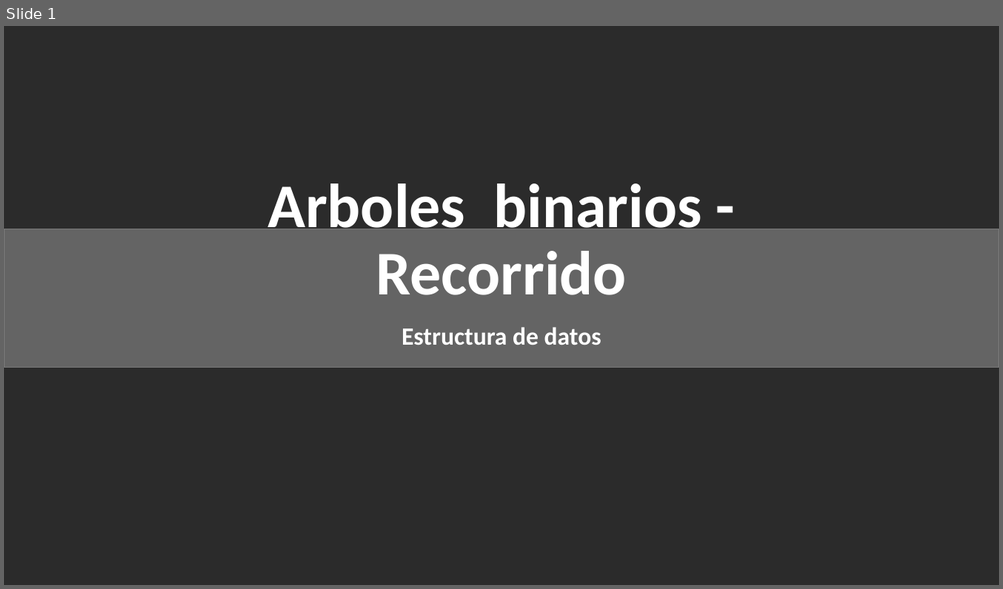
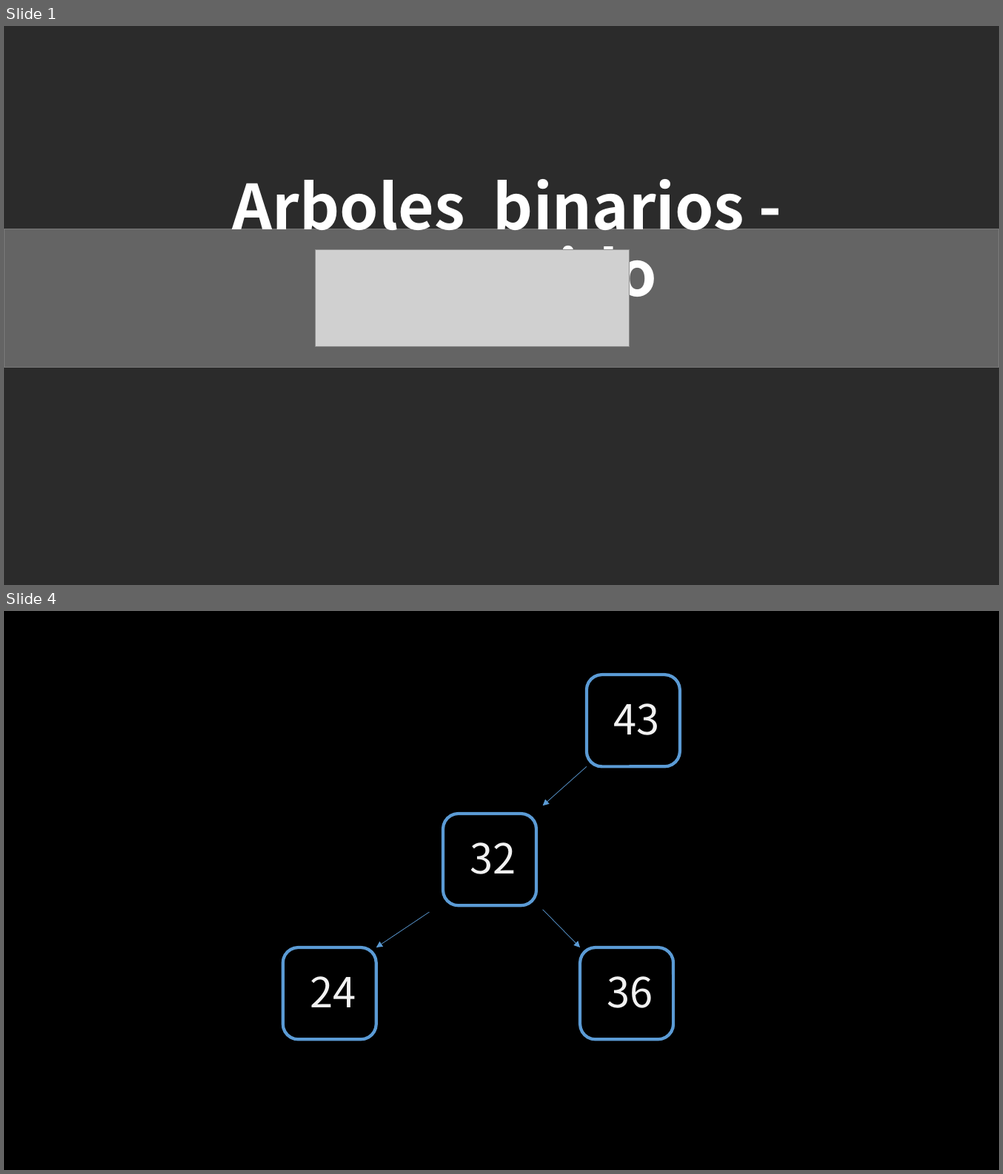
Before and after one commit to jcontrolresearch/DataStructure, a slide deck: Documents/[4]Arboles_binarios-Recorrido.pptx. Shown one above the other, each under a label of ours: slide 1 before the commit, slides 1 and 4 after it; the slides between them are not shown. The pictures are 1003x589 and 1003x1174 pixels, drawn with LibreOffice and Linux fonts; fonts in the diff are those of the drawing; grey boxes stand for pictures; background and template pictures are left out; a plain dark background stands for a picture behind light text. Boxes give left, top, right and bottom in pixels: in the first picture for what was removed or moved away, otherwise in the second. Text is boxed around its words. In the diff, an @@ line names an element or a change of style, - is before the commit and + after.

```diff
--- a/Documents/[4]Arboles_binarios-Recorrido.pptx
+++ b/Documents/[4]Arboles_binarios-Recorrido.pptx
@@ slide 4 added at (x1=4, y1=611, x2=999, y2=1170), background #000000 @@
@@ rounded rectangle added at (x1=586, y1=675, x2=680, y2=766), outline #5B9BD5 3 pt @@
@@ text added at (x1=613, y1=703, x2=659, y2=735), 40 pt, text #F2F2F2 @@
+43
@@ arrow added from (586, 767) to (543, 806), #5B9BD5 0.5 pt @@
@@ rounded rectangle added at (x1=443, y1=814, x2=536, y2=906), outline #5B9BD5 3 pt @@
@@ text added at (x1=469, y1=843, x2=515, y2=874), 40 pt, text #F2F2F2 @@
+32
@@ arrow added from (430, 912) to (376, 948), #5B9BD5 0.5 pt @@
@@ arrow added from (543, 909) to (580, 948), #5B9BD5 0.5 pt @@
@@ rounded rectangle added at (x1=283, y1=948, x2=376, y2=1039), outline #5B9BD5 3 pt @@
@@ rounded rectangle added at (x1=580, y1=948, x2=673, y2=1039), outline #5B9BD5 3 pt @@
@@ text added at (x1=310, y1=977, x2=356, y2=1008), 40 pt, text #F2F2F2 @@
+24
@@ text added at (x1=606, y1=977, x2=652, y2=1008), 40 pt, text #F2F2F2 @@
+36
@@ slide 1 changed as well @@
@@ title "Arboles binarios - Recorrido" at (x1=233, y1=179, x2=744, y2=312): font Calibri to Noto Sans CJK SC @@
@@ title "Arboles binarios - Recorrido" moved from (x1=267, y1=184, x2=702, y2=295) to (x1=233, y1=179, x2=744, y2=312) @@
@@ picture added at (x1=315, y1=249, x2=629, y2=347) @@
@@ subtitle "Estructura de datos" at (x1=382, y1=346, x2=620, y2=352): font Calibri to Noto Sans CJK SC @@
```
Also in this commit, not shown: 2 other slides added, 1 slide removed, 3 other files.
